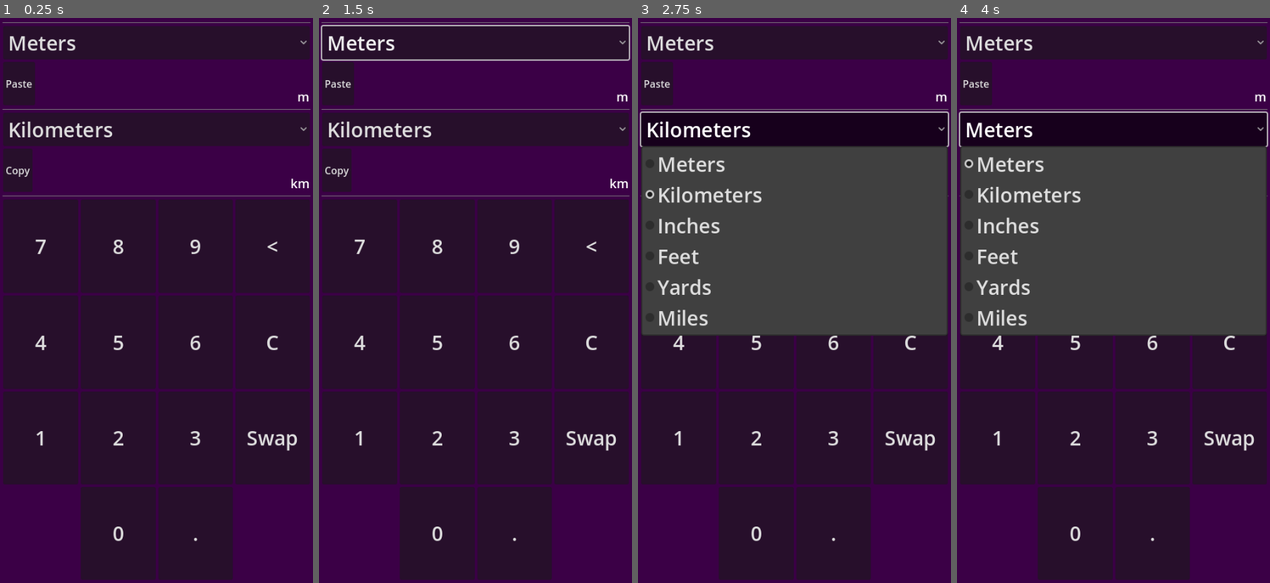
Above: before the commit, frames 1-4 (left to right).
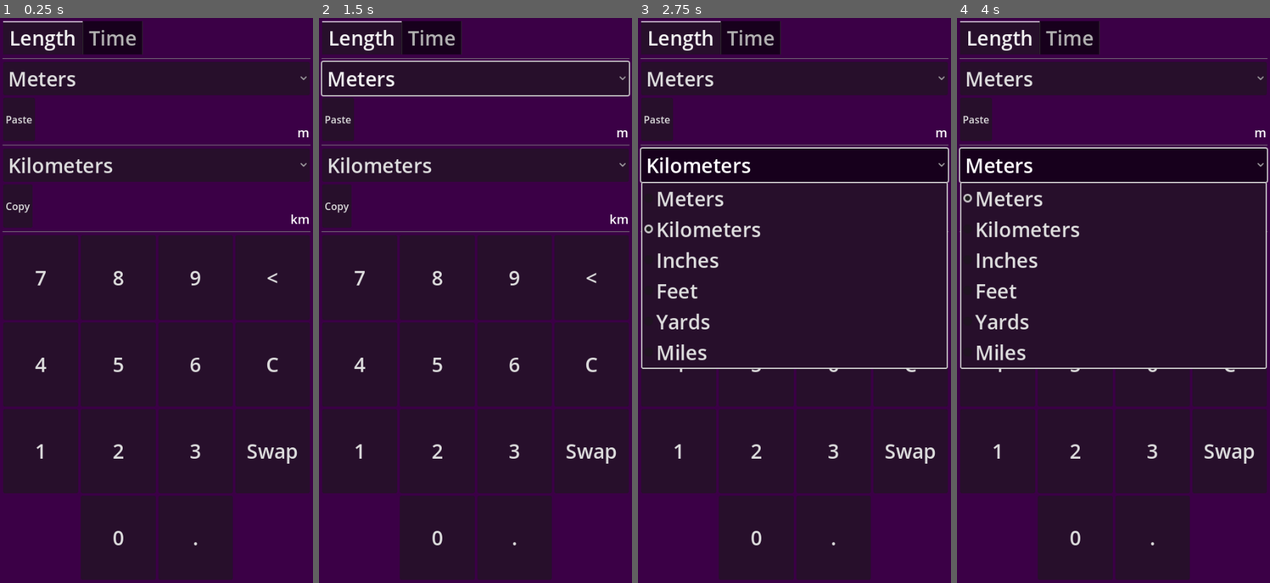
Above: after the commit, the same moments.

Repository: Wcubed/unit_converter
Game: Godot game, scene res://ui/main.tscn
Same seed, same stepped clock (60 frames per second), same inputs: the game is played once before the commit and once after it.
Inputs:
- Up to frame 1 (0.25 s): no input
- Up to frame 2 (1.5 s): click "Meters" at 0.5 s; click "Paste" at 1.25 s
- Up to frame 3 (2.75 s): click "Kilometers" at 2 s
- Up to frame 4 (4 s): click "Copy" at 2.75 s; click "Meters" at 3.5 s

The runs differ from the first frame. In frame 1, 30% of the frame differs, in the area x 0-100%, y 0-94%; in frame 2, 32%; in frame 3, 51%; in frame 4, 51%.

Commit message:
Added time

Diff:
--- a/ui/converter.gd
+++ b/ui/converter.gd
@@ -14,25 +14,30 @@
 var to_output_unit := 1.0
 
 # List of units, and how many they are of the standard SI unit for this measurement.
-var units := {
-	"Meters": 1.0,
-	"Kilometers": 1000.0,
-	"Inches": 0.0254,
-	"Feet": 0.3048,
-	"Yards": 0.9144,
-	"Miles": 1609.344,
-}
+var units := {}
 
 var abbreviations := {
+	# Lengths
 	"Meters": "m",
 	"Kilometers": "km",
 	"Inches": "in",
 	"Feet": "ft",
 	"Yards": "yd",
 	"Miles": "mi",
+	# Time
+	"Seconds": "s",
+	"Minutes": "min",
+	"Hours": "h",
+	"Days": "d",
+	"Weeks": "w",
 }
 
-func _ready():
+# Update the available list of units
+func update_units(new_units: Dictionary):
+	units = new_units
+	input_units.clear()
+	output_units.clear()
+
 	for unit in units:
 		input_units.add_item(unit)
 		output_units.add_item(unit)
@@ -78,7 +83,7 @@
 
 	unit_name = output_units.get_item_text(output_units.selected)
 	unit_value = units[unit_name]
-	to_output_unit = 1/unit_value
+	to_output_unit = 1/float(unit_value)
 	output_abr.text = abbreviations[unit_name]
 
 	recalculate_output()
@@ -88,8 +93,8 @@
 		output_value.text = ""
 	else:
 		var input = float(input_value.text)
-		var standard_unit = input * to_standard_unit
-		var output = standard_unit * to_output_unit
+		var standard_unit = input * float(to_standard_unit)
+		var output = standard_unit * float(to_output_unit)
 
 		output_value.text = display_float_without_nonsignificant_zeroes(output)
 
--- a/ui/main.gd
+++ b/ui/main.gd
@@ -1,4 +1,25 @@
 extends PanelContainer
+
+@onready var converter := %Converter
+@onready var tabs := %MeasurementTabs
+
+var measurements := {
+	"Length": {
+		"Meters": 1.0,
+		"Kilometers": 1000.0,
+		"Inches": 0.0254,
+		"Feet": 0.3048,
+		"Yards": 0.9144,
+		"Miles": 1609.344,
+	},
+	"Time": {
+		"Seconds": 1.0,
+		"Minutes": 60,
+		"Hours": 3600,
+		"Days": 86_400,
+		"Weeks": 604_800,
+	}
+}
 
 func _ready():
 	# Determine screen scaling.
@@ -7,3 +28,15 @@
 
 	var scale = current_width / float(designed_width)
 	get_tree().root.content_scale_factor = scale
+
+	# Update the measurement tab bar.
+	tabs.clear_tabs()
+	for measurement in measurements:
+		tabs.add_tab(measurement)
+
+	converter.update_units(measurements["Length"])
+
+
+func _on_measurement_tabs_tab_changed(tab: int) -> void:
+	var measurement = tabs.get_tab_title(tab)
+	converter.update_units(measurements[measurement])
--- a/ui/main.tscn
+++ b/ui/main.tscn
@@ -15,32 +15,45 @@
 [node name="MarginContainer" type="MarginContainer" parent="."]
 layout_mode = 2
 
-[node name="Converter" type="VBoxContainer" parent="MarginContainer"]
+[node name="VBoxContainer" type="VBoxContainer" parent="MarginContainer"]
 layout_mode = 2
+
+[node name="MeasurementTabs" type="TabBar" parent="MarginContainer/VBoxContainer"]
+unique_name_in_owner = true
+layout_mode = 2
+current_tab = 0
+tab_count = 2
+tab_0/title = "1"
+tab_1/title = "2"
+
+[node name="Converter" type="VBoxContainer" parent="MarginContainer/VBoxContainer"]
+unique_name_in_owner = true
+layout_mode = 2
+size_flags_vertical = 3
 script = ExtResource("2_loxbi")
 
-[node name="HSeparator3" type="HSeparator" parent="MarginContainer/Converter"]
+[node name="HSeparator3" type="HSeparator" parent="MarginContainer/VBoxContainer/Converter"]
 layout_mode = 2
 
-[node name="InputUnits" type="OptionButton" parent="MarginContainer/Converter"]
+[node name="InputUnits" type="OptionButton" parent="MarginContainer/VBoxContainer/Converter"]
 unique_name_in_owner = true
 layout_mode = 2
 
-[node name="InputContainer" type="HBoxContainer" parent="MarginContainer/Converter"]
+[node name="InputContainer" type="HBoxContainer" parent="MarginContainer/VBoxContainer/Converter"]
 layout_mode = 2
 
-[node name="PasteButton" type="Button" parent="MarginContainer/Converter/InputContainer"]
+[node name="PasteButton" type="Button" parent="MarginContainer/VBoxContainer/Converter/InputContainer"]
 layout_mode = 2
 text = "Paste"
 
-[node name="InputValue" type="Label" parent="MarginContainer/Converter/InputContainer"]
+[node name="InputValue" type="Label" parent="MarginContainer/VBoxContainer/Converter/InputContainer"]
 unique_name_in_owner = true
 layout_mode = 2
 size_flags_horizontal = 3
 size_flags_stretch_ratio = 0.5
 horizontal_alignment = 2
 
-[node name="InputAbbreviation" type="Label" parent="MarginContainer/Converter/InputContainer"]
+[node name="InputAbbreviation" type="Label" parent="MarginContainer/VBoxContainer/Converter/InputContainer"]
 unique_name_in_owner = true
 custom_minimum_size = Vector2(40, 0)
 layout_mode = 2
@@ -49,28 +62,28 @@
 text = "m"
 horizontal_alignment = 2
 
-[node name="HSeparator2" type="HSeparator" parent="MarginContainer/Converter"]
+[node name="HSeparator2" type="HSeparator" parent="MarginContainer/VBoxContainer/Converter"]
 layout_mode = 2
 
-[node name="OutputUnits" type="OptionButton" parent="MarginContainer/Converter"]
+[node name="OutputUnits" type="OptionButton" parent="MarginContainer/VBoxContainer/Converter"]
 unique_name_in_owner = true
 layout_mode = 2
 
-[node name="OutputContainer" type="HBoxContainer" parent="MarginContainer/Converter"]
+[node name="OutputContainer" type="HBoxContainer" parent="MarginContainer/VBoxContainer/Converter"]
 layout_mode = 2
 
-[node name="CopyButton" type="Button" parent="MarginContainer/Converter/OutputContainer"]
+[node name="CopyButton" type="Button" parent="MarginContainer/VBoxContainer/Converter/OutputContainer"]
 layout_mode = 2
 text = "Copy"
 
-[node name="OutputValue" type="Label" parent="MarginContainer/Converter/OutputContainer"]
+[node name="OutputValue" type="Label" parent="MarginContainer/VBoxContainer/Converter/OutputContainer"]
 unique_name_in_owner = true
 layout_mode = 2
 size_flags_horizontal = 3
 size_flags_stretch_ratio = 0.5
 horizontal_alignment = 2
 
-[node name="OutputAbbreviation" type="Label" parent="MarginContainer/Converter/OutputContainer"]
+[node name="OutputAbbreviation" type="Label" parent="MarginContainer/VBoxContainer/Converter/OutputContainer"]
 unique_name_in_owner = true
 custom_minimum_size = Vector2(40, 0)
 layout_mode = 2
@@ -79,19 +92,20 @@
 text = "m"
 horizontal_alignment = 2
 
-[node name="HSeparator" type="HSeparator" parent="MarginContainer/Converter"]
+[node name="HSeparator" type="HSeparator" parent="MarginContainer/VBoxContainer/Converter"]
 layout_mode = 2
 
-[node name="Keypad" parent="MarginContainer/Converter" instance=ExtResource("1_fblgx")]
+[node name="Keypad" parent="MarginContainer/VBoxContainer/Converter" instance=ExtResource("1_fblgx")]
 layout_mode = 2
 size_flags_vertical = 3
 
-[connection signal="item_selected" from="MarginContainer/Converter/InputUnits" to="MarginContainer/Converter" method="_on_input_units_item_selected"]
-[connection signal="pressed" from="MarginContainer/Converter/InputContainer/PasteButton" to="MarginContainer/Converter" method="_on_paste_button_pressed"]
-[connection signal="item_selected" from="MarginContainer/Converter/OutputUnits" to="MarginContainer/Converter" method="_on_output_units_item_selected"]
-[connection signal="pressed" from="MarginContainer/Converter/OutputContainer/CopyButton" to="MarginContainer/Converter" method="_on_copy_button_pressed"]
-[connection signal="backspace_pressed" from="MarginContainer/Converter/Keypad" to="MarginContainer/Converter" method="_on_keypad_backspace_pressed"]
-[connection signal="clear_pressed" from="MarginContainer/Converter/Keypad" to="MarginContainer/Converter" method="_on_keypad_clear_pressed"]
-[connection signal="dot_pressed" from="MarginContainer/Converter/Keypad" to="MarginContainer/Converter" method="_on_keypad_dot_pressed"]
-[connection signal="number_pressed" from="MarginContainer/Converter/Keypad" to="MarginContainer/Converter" method="_on_keypad_number_pressed"]
-[connection signal="swap_pressed" from="MarginContainer/Converter/Keypad" to="MarginContainer/Converter" method="_on_keypad_swap_pressed"]
+[connection signal="tab_changed" from="MarginContainer/VBoxContainer/MeasurementTabs" to="." method="_on_measurement_tabs_tab_changed"]
+[connection signal="item_selected" from="MarginContainer/VBoxContainer/Converter/InputUnits" to="MarginContainer/VBoxContainer/Converter" method="_on_input_units_item_selected"]
+[connection signal="pressed" from="MarginContainer/VBoxContainer/Converter/InputContainer/PasteButton" to="MarginContainer/VBoxContainer/Converter" method="_on_paste_button_pressed"]
+[connection signal="item_selected" from="MarginContainer/VBoxContainer/Converter/OutputUnits" to="MarginContainer/VBoxContainer/Converter" method="_on_output_units_item_selected"]
+[connection signal="pressed" from="MarginContainer/VBoxContainer/Converter/OutputContainer/CopyButton" to="MarginContainer/VBoxContainer/Converter" method="_on_copy_button_pressed"]
+[connection signal="backspace_pressed" from="MarginContainer/VBoxContainer/Converter/Keypad" to="MarginContainer/VBoxContainer/Converter" method="_on_keypad_backspace_pressed"]
+[connection signal="clear_pressed" from="MarginContainer/VBoxContainer/Converter/Keypad" to="MarginContainer/VBoxContainer/Converter" method="_on_keypad_clear_pressed"]
+[connection signal="dot_pressed" from="MarginContainer/VBoxContainer/Converter/Keypad" to="MarginContainer/VBoxContainer/Converter" method="_on_keypad_dot_pressed"]
+[connection signal="number_pressed" from="MarginContainer/VBoxContainer/Converter/Keypad" to="MarginContainer/VBoxContainer/Converter" method="_on_keypad_number_pressed"]
+[connection signal="swap_pressed" from="MarginContainer/VBoxContainer/Converter/Keypad" to="MarginContainer/VBoxContainer/Converter" method="_on_keypad_swap_pressed"]
Binary file changed: ui/assets/main.theme
